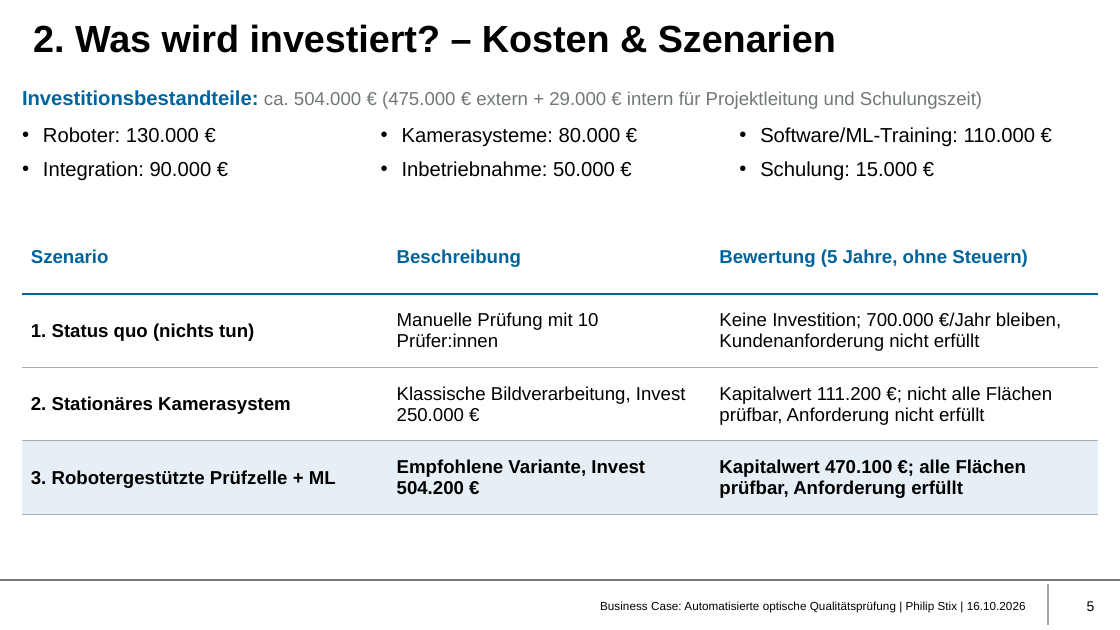
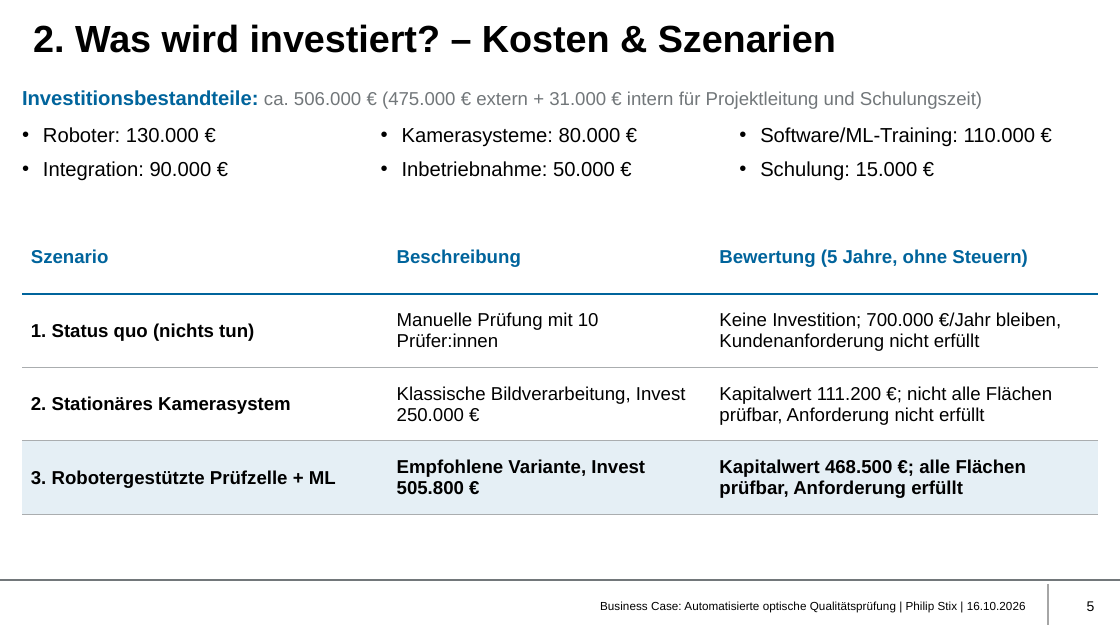
Before and after one commit to philip-stack/MRE3-bGUS, a slide deck: slide 5 of 01 Abgabe/Business Case Qualitätsprüfung - Philip Stix.pptx. Drawn at 1120x630 pixels with LibreOffice and Linux fonts; fonts in the diff are those of the drawing; background and template pictures are left out. Boxes give left, top, right and bottom in pixels: in the first picture for what was removed or moved away, otherwise in the second. Text is boxed around its words. In the diff, an @@ line names an element or a change of style, - is before the commit and + after.

Commit message:
Schulung 12 Personen, Worst Case exakt +20 %, neue Folie mit Amortisations- und Nutzendiagramm

```diff
--- a/01 Abgabe/Business Case Qualitätsprüfung - Philip Stix.pptx
+++ b/01 Abgabe/Business Case Qualitätsprüfung - Philip Stix.pptx
@@ text at [22, 90, 982, 109]: text changed @@
-Investitionsbestandteile: ca. 504.000 € (475.000 € extern + 29.000 € intern für Projektleitung und Schulungszeit)
+Investitionsbestandteile: ca. 506.000 € (475.000 € extern + 31.000 € intern für Projektleitung und Schulungszeit)
@@ table at [22, 221, 1099, 514] @@
-row 4, column 2: Empfohlene Variante, Invest 504.200 €
+row 4, column 2: Empfohlene Variante, Invest 505.800 €
-row 4, column 3: Kapitalwert 470.100 €; alle Flächen prüfbar, Anforderung erfüllt
+row 4, column 3: Kapitalwert 468.500 €; alle Flächen prüfbar, Anforderung erfüllt
```
Also in this commit, not shown: 4 other slides changed, 1 slide added, 2 other files.
